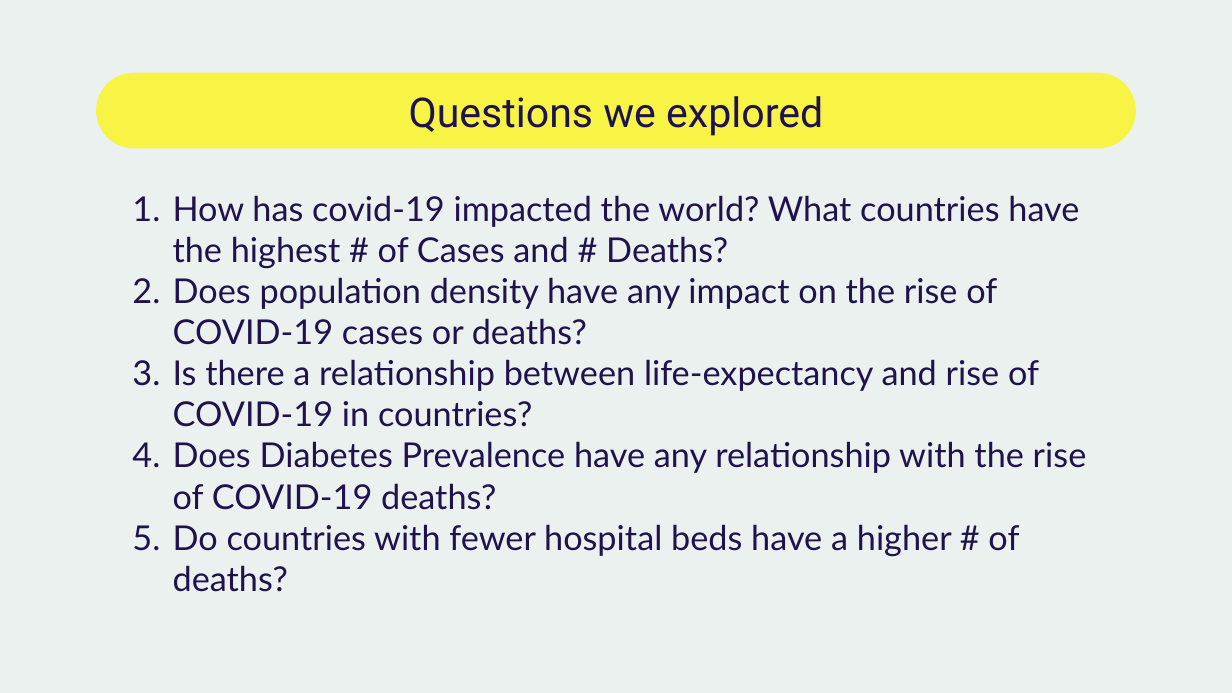
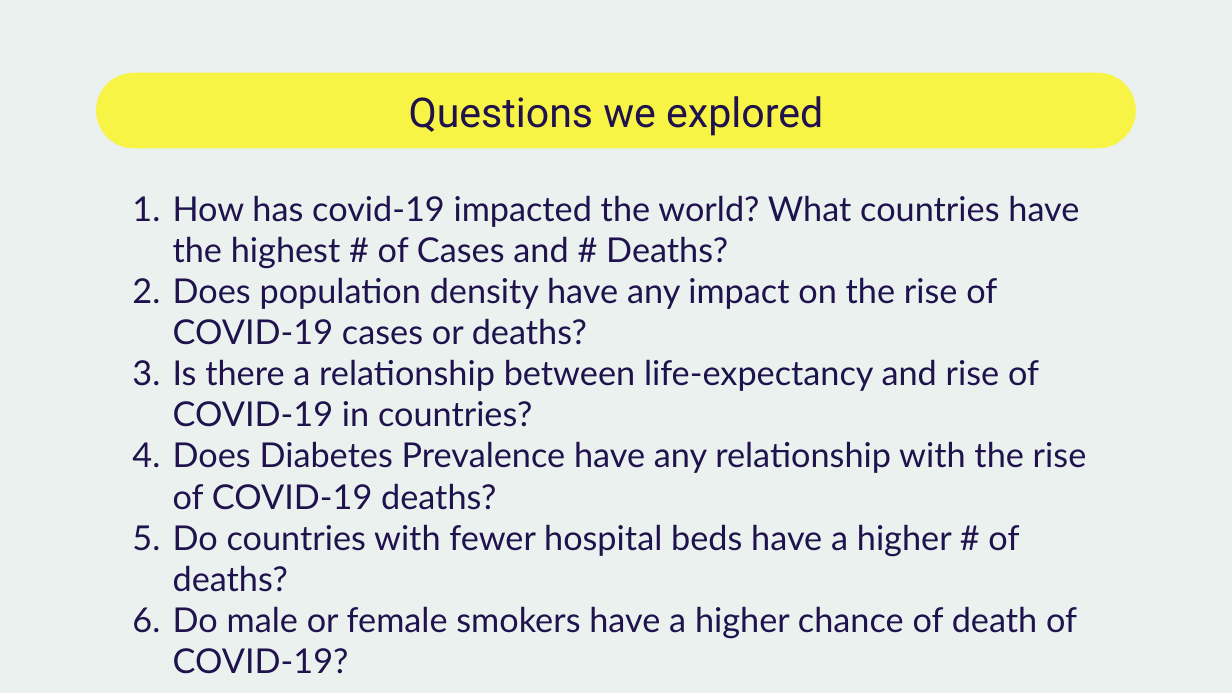
Before and after one commit to jjjdewan/ucb-data-visualization-msgrp-project1-covid-19, a slide deck: slide 2 of presentation_covid19-final.pptx. Drawn at 1232x693 pixels with LibreOffice and Linux fonts; fonts in the diff are those of the drawing. Boxes give left, top, right and bottom in pixels: in the first picture for what was removed or moved away, otherwise in the second. Text is boxed around its words. In the diff, an @@ line names an element or a change of style, - is before the commit and + after.

```diff
--- a/presentation_covid19-final.pptx
+++ b/presentation_covid19-final.pptx
@@ text at [173, 606, 1077, 674]: paragraph added @@
+6. Do male or female smokers have a higher chance of death of COVID-19?
```
Also in this commit, not shown: 1 other slide changed.
